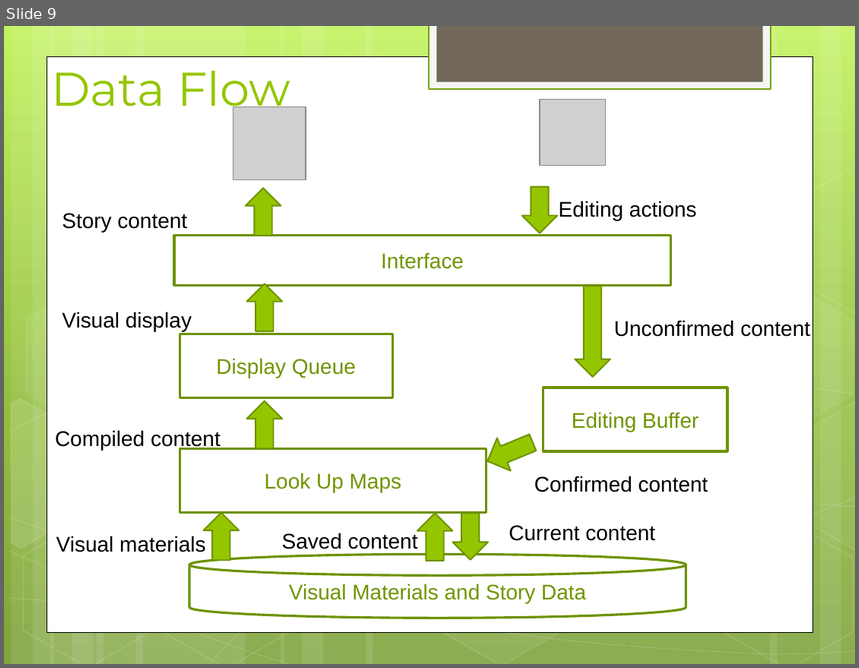
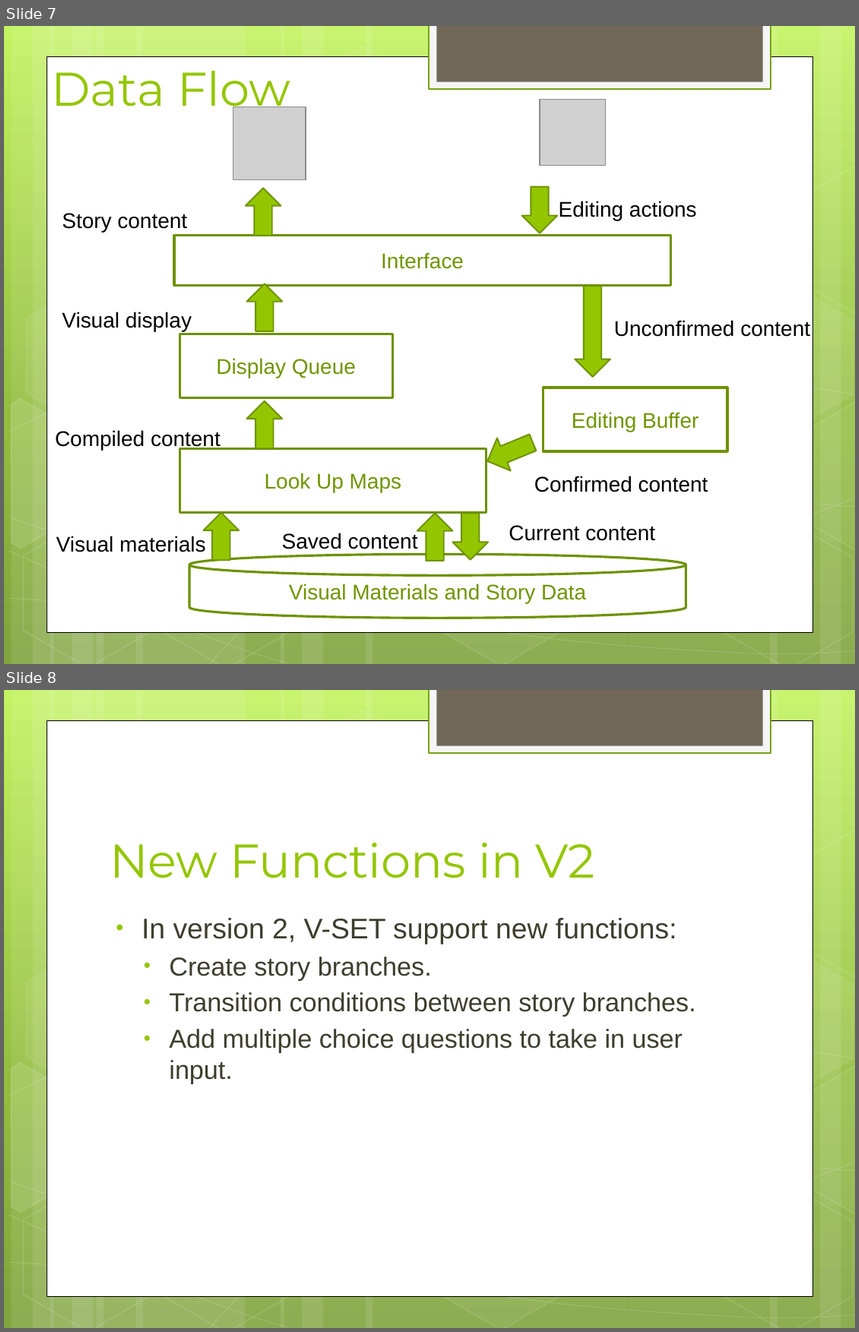
Before and after one commit to RimiChen/2016_V_SET, a slide deck: V-SET_v2_Final_Project.pptx. Shown one above the other, each under a label of ours: slide 9 before the commit, slides 7 and 8 after it. The pictures are 859x668 and 859x1332 pixels, drawn with LibreOffice and Linux fonts; fonts in the diff are those of the drawing; grey boxes stand for pictures. Boxes give left, top, right and bottom in pixels: in the first picture for what was removed or moved away, otherwise in the second. Text is boxed around its words. In the diff, an @@ line names an element or a change of style, - is before the commit and + after.

```diff
--- a/V-SET_v2_Final_Project.pptx
+++ b/V-SET_v2_Final_Project.pptx
@@ slide 8 added at (x1=4, y1=690, x2=855, y2=1328), background gradient #C3F35F to #93BF3F to #81A53E; not listed: 31 template elements that a slide beside it also shows @@
@@ title added at (x1=110, y1=843, x2=595, y2=878), 40 pt, text #94C600 @@
+New Functions in V2
@@ text added at (x1=142, y1=918, x2=696, y2=1084), 22 pt, text #3E3D2D @@
+• In version 2, V-SET support new functions:
+  • Create story branches.
+  • Transition conditions between story branches.
+  • Add multiple choice questions to take in user input.
@@ what was slide 9 is now slide 7 @@
```
Also in this commit, not shown: 5 slides changed, 6 other slides added, 3 slides removed, 45 other files.
